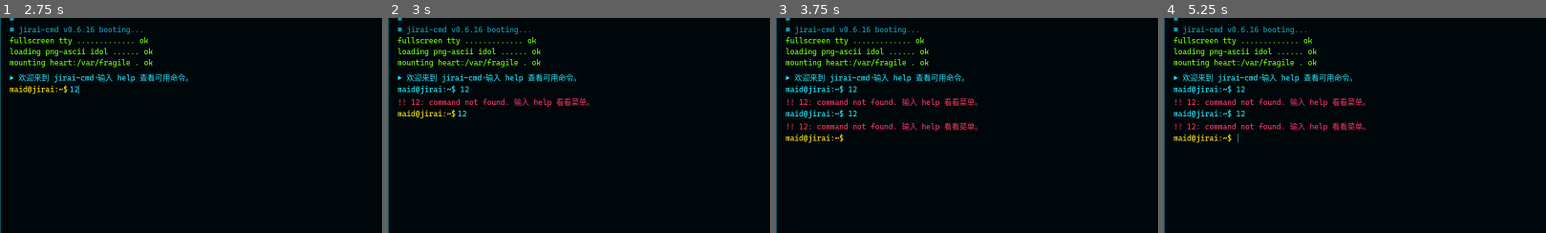
Above: before the commit, frames 1-4 (left to right).
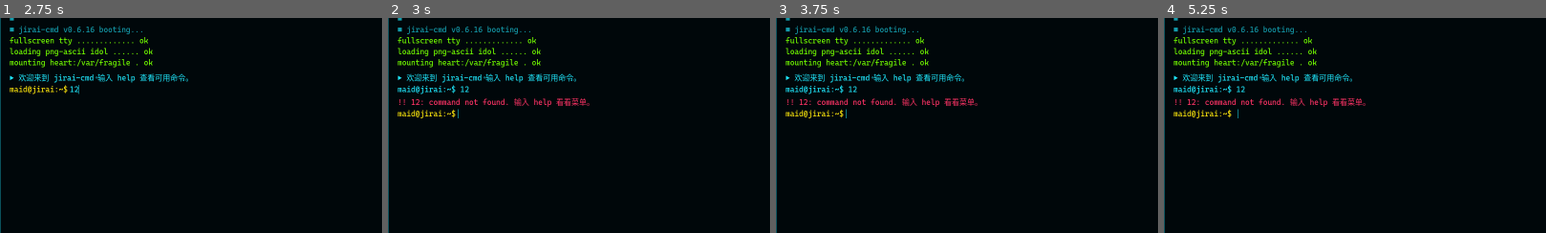
Above: after the commit, the same moments.

Repository: nvglitch/jirai-terminal
Game: Godot game, scene res://main_terminal.tscn
Same seed, same stepped clock (60 frames per second), same inputs: the game is played once before the commit and once after it.
Inputs (mouse positions are % of the whole screen's width and height, from its top left):
- Up to frame 1 (2.75 s): click (35, 35) at 0.52 s; type "12" at 0.6 s; click "黒桃" at 1.25 s; click "水色" at 2 s
- Up to frame 2 (3 s): tap Enter at 2.75 s; move the mouse to (45, 70) at 2.77 s; hold Up from 2.78 s (still down); tap Tab at 2.85 s; click (45, 70) at 2.92 s
- Up to frame 3 (3.75 s): keep holding Up; tap Enter at 3.05, 3.6 s; tap Space at 3.5 s; move the mouse to (80, 65) at 3.52 s
- Up to frame 4 (5.25 s): tap Keypad Enter at 3.8, 4.35 s; tap Enter at 4.25 s; move the mouse to (20, 35) at 4.27 s; release Up at 4.28 s; hold Left from 4.28 s (still down); tap Tab at 4.55, 5.1 s; tap Space at 5 s; move the mouse to (55, 50) at 5.02 s; click (55, 50) at 5.17 s
The pictures show only the part of the screen within x 0-50%, y 18-68%; the shares and areas given below are measured in that part.

Frame 1 is identical in both runs. In frame 2, less than 0.1% of the frame differs, in the area x 18-21%, y 42-47%; in frame 3, 1.3%; in frame 4, 1.3%, in the area x 2-53%, y 42-59%.

Commit message:
重构输入架构：gui_input拦截Enter绕过LineEdit状态机冻结; 按钮CSS对齐; 画廊相框; 病娇回归初始状态; 光标常显

Diff:
--- a/main_terminal.gd
+++ b/main_terminal.gd
@@ -91,14 +91,13 @@
 const CONFIG_PATH = "user://jirai_terminal.cfg"
 
 func _ready():
-	command_input.text_submitted.connect(_on_text_submitted)
 	command_input.gui_input.connect(_on_command_gui_input)
-	command_input.focus_exited.connect(_on_input_focus_lost)
 	btn_jirai.pressed.connect(func(): apply_theme("jirai"); command_input.grab_focus())
 	btn_mizuiro.pressed.connect(func(): apply_theme("mizuiro"); command_input.grab_focus())
 	# 内置光标：闪烁方块
 	command_input.caret_blink = true
 	command_input.caret_blink_interval = 0.5
+	command_input.caret_force_displayed = true
 	# Godot 4.3+ 支持 caret_type，尝试设为 Block
 	if "caret_type" in command_input:
 		command_input.set("caret_type", 1)  # 0=Line, 1=Block, 2=Underline
@@ -168,10 +167,28 @@
 	if is_instance_valid(scroll_wrap) and is_instance_valid(input_area):
 		scroll_wrap.ensure_control_visible(input_area)
 
-func _on_text_submitted(new_text: String):
-	var cmd = new_text.strip_edges()
-
-	# 画廊选择模式：Enter 打开图片，不由 text_submitted 处理
+func _on_command_gui_input(event: InputEvent):
+	if not event is InputEventKey or not event.pressed: return
+	match event.keycode:
+		KEY_TAB:
+			var val = command_input.text
+			if val != "":
+				for c in completions:
+					if c.begins_with(val) and c != val:
+						command_input.text = c
+						command_input.caret_column = c.length()
+						break
+			command_input.accept_event()
+		KEY_ENTER, KEY_KP_ENTER:
+			command_input.accept_event()
+			_execute_command(command_input.text)
+			command_input.text = ""
+			command_input.caret_column = 0
+
+func _execute_command(raw: String):
+	var cmd = raw.strip_edges()
+
+	# 画廊选择模式
 	if gallery_select_active:
 		var idx = gallery_select_index
 		_exit_gallery_select()
@@ -183,8 +200,6 @@
 	append_line("command", cmd)
 	history.append(cmd)
 	history_index = history.size()
-	command_input.text = ""
-	command_input.caret_column = 0
 
 	var parts = cmd.split(" ")
 	var base_cmd = parts[0].to_lower()
@@ -244,26 +259,7 @@
 		_:
 			append_line("error", base_cmd + ": command not found. 输入 help 看看菜单。")
 
-	# 用 call_deferred 延迟抢焦点，等引擎回车处理完毕后再夺回
-	(func(): command_input.grab_focus()).call_deferred()
-
-# ---- 焦点死锁：谁敢抢走输入焦点，一帧后立刻夺回 ----
-func _on_input_focus_lost():
-	await get_tree().process_frame
-	if not yandere_active and not gallery_instance:
-		command_input.grab_focus()
-
-# ---- Tab 补全走 gui_input，拦截在焦点导航之前 ----
-func _on_command_gui_input(event: InputEvent):
-	if event is InputEventKey and event.pressed and event.keycode == KEY_TAB:
-		var val = command_input.text
-		if val != "":
-			for c in completions:
-				if c.begins_with(val) and c != val:
-					command_input.text = c
-					command_input.caret_column = c.length()
-					break
-		command_input.accept_event()
+	command_input.grab_focus()
 
 func _unhandled_key_input(event: InputEvent):
 	if not event is InputEventKey or not event.pressed: return
